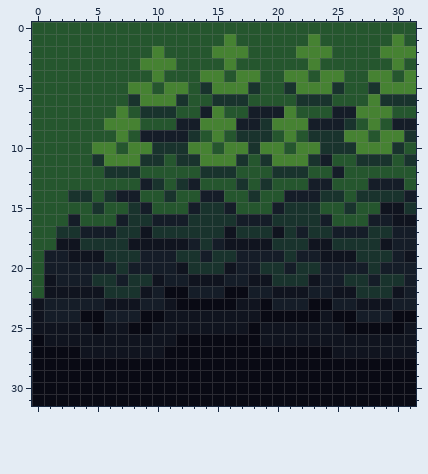
File history of a pixel-art file, ProjectAssets/Enviroment/AsepriteFiles/Forest_Wall_Down_End_Left.aseprite. That is the earlier state.
32x32 pixels, 1 frame.
New version:
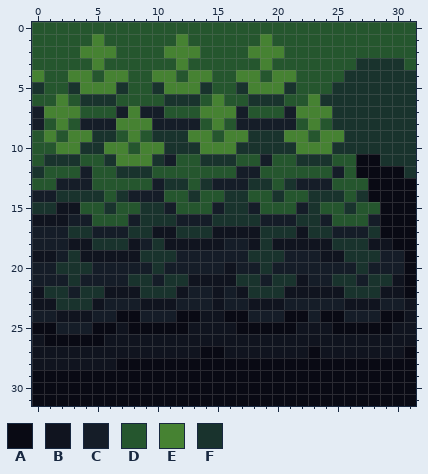
Palette (. is transparent): A #090a14  B #10141f  C #151d28  D #25562e  E #468232  F #19332d
From old to new:
@@ x 0..31 @@
  0 DDDDDDDDDDDDDDDDDDDDDDDDDDDDDDDD
- 1 DDDDDDDDDDDDDDDDEDDDDDDEDDDDDDED
- 2 DDDDDDDDDDEDDDDEEEDDDDEEEDDDDEEE
- 3 DDDDDDDDDEEEDDDDEDDDDDDEDDDDDDED
- 4 DDDDDDDDDDEDDDEEDEEDDEEDEEDDEEDE
- 5 DDDDDDDDEEDEEDFEEEFDDFEEEFDDFEEE
- 6 DDDDDDDDFEEEFDDFFFDDDDFFFDDDEFFF
- 7 DDDDDDDEDFFFDDCEDDCCCEDDDCCEEEDD
- 8 DDDDDDEEEDDDCCEEECCFEEECCCFDEDCC
- 9 DDDDDDDEDCCCCFDEDFFFDEDFFFEEDEEF
-10 DDDDDEEDEEFFFEEDEEFEEDEEFFFEEEFD
-11 DDDDDFEEEFFDFFEEEFDFEEEFCDDFFFDF
-12 DDDDDDFFFDDDDDFFFDDDFFFDDCDDDDDD
-13 DDDDDDDDDCFDFCDDDFDFDDDCCDDDCCCD
-14 DDDFFDFCCDDFDDCCDDFDDCCCFFDFFFFC
-15 DDDDDFDDFCDDDCFFCDDDCFFFDDFDDBBF
-16 DDDCDDDCFFCCCFFFFCCCFFFFCDDDCCBB
-17 DDFFCCCFFBFFFFFFBFFFBFCFFCCCFFCC
-18 DDBBFFFFBBBBBCFCBBBBFFFBBFFFFBCC
-19 DCCBBBFFFCCCFFCFFCCCCFCCBBBFFFCB
-20 DCCCCCCFCCCCBFFFBCCFFCFFCCCCFCCC
-21 DBCCCFFCFFBCCBBBCCBBFFFBCCFFCFFC
-22 DBBBBBFFFBCAACCCAACCBBBCCBBFFFBC
-23 BCCCCCBBBCCBAAAAABBACCCAACCBBBCC
-24 BCCCAACCCAABBBBBBBBAAAAABAACCCAA
-25 BBBBBABBAABBBBBBBBABBBBBBBAAAAAB
-26 ABBBBBBBBBBBAAAAAAABBBBBBBBBBBBB
-27 AAAABBBBBBBAAAAAAAAAAAAAABBBBBBB
-28 AAAAAAAAAAAAAAAAAAAAAAAAAAAAAAAA
+ 1 DDDDDEDDDDDDEDDDDDDEDDDDDDDDDDDD
+ 2 DDDDEEEDDDDEEEDDDDEEEDDDDDDDDDDD
+ 3 DDDDDEDDDDDDEDDDDDDEDDDDDDDFFFFD
+ 4 EDDEEDEEDDEEDEEDDEEDEEDDDDFFFFFF
+ 5 FDDFEEEFDDFEEEFDDFEEEFDDDFFFFFFF
+ 6 DDEDFFFDDDDFFFDEDDFFFDDEFFFFFFFF
+ 7 CEEEDDDCECCDDDEEECDDDCEEEFFFFFFF
+ 8 CDEDCCCEEECCCCDEDCCCCCDEDFFFFFFF
+ 9 DEDEEFFDEDFFFEEDEEFFFEEDEEFFFFFF
+10 DDEEFFEEDEEFFFEEEFFFFFEEEFFFFFFF
+11 DFFFDDFEEEFCDDFFFDDCDDFFFDDAAFFF
+12 FDDDCDDFFFDDDDDDDCCDDDDDDCDAAAAF
+13 DDCCCDDDDDCFFDFCCCFFDFCCCDDDAAAA
+14 CCFFFFDFCCCDDFDDFFDDFDDFFFDFAAAA
+15 FFBBDDFDDFFCDDDCFFCDDDCFDDFDDAAA
+16 BBBCCDDDCFFFCCCFFFFCCCFFCDDDCAAA
+17 CCCFFCCCFFBBFFFBBBBFFFBFFCCCFAAA
+18 CCCBBFFFBCFBBBBBCCBFBBBBBFFFBBAA
+19 BBCFBBBBBFFFCCCCCCFFFCCCBBFFFCCA
+20 CCFFFCCCCCFCCCCCBCCFCCCCCCCFCCCA
+21 CCCFCCCCFFCFFBBBBFFCFFBCCFFCFFBA
+22 BFFCFFBBBFFFBCCBCBFFFBBBBBFFFBBA
+23 BBFFFBCCCBBBCCCBCCBBBCCCCCBBBCCB
+24 CCBBBCCAACCCAABBAACCCAACAACCCAAB
+25 AACCCAABAAAAABBBBAAAAABBBAAAAABB
+26 BAAAAABBBBBBBBBBBBBBBBBBBBBBBBBB
+27 BBBBBBBBBBBBBBAABBBBBBBABBBBBBBA
+28 BBBBBBBAAAAAAAAAAAAAAAAAAAAAAAAA
 29 AAAAAAAAAAAAAAAAAAAAAAAAAAAAAAAA
